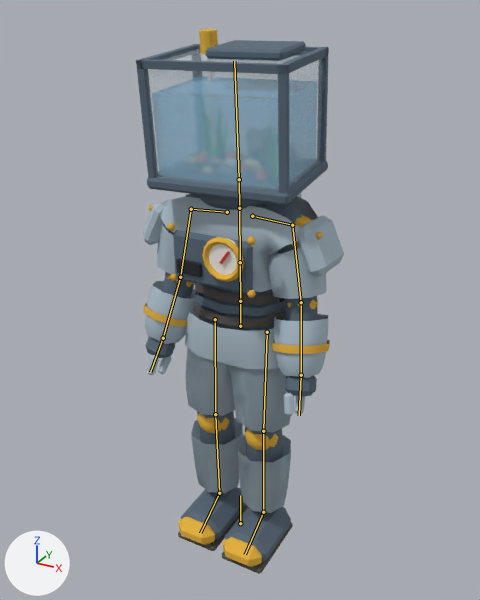
The Blender file assets_src/personagens/capitao_mare_01.blend, before and after one commit.
The view is the same before and after, from a 50 mm lens placed at (1.069, -1.95, 2.017), pointed at (-0.041, 0.068, 1.008). Every picture has the same lights, and +X, +Y and +Z are marked at lower left. The picture after the commit comes second. Both versions are drawn at frame 1 of the action 'acenar'; the numbers are the values there. The bones that bend it are drawn over the model as lines.

The first picture shows 'capitao_mare_01'.
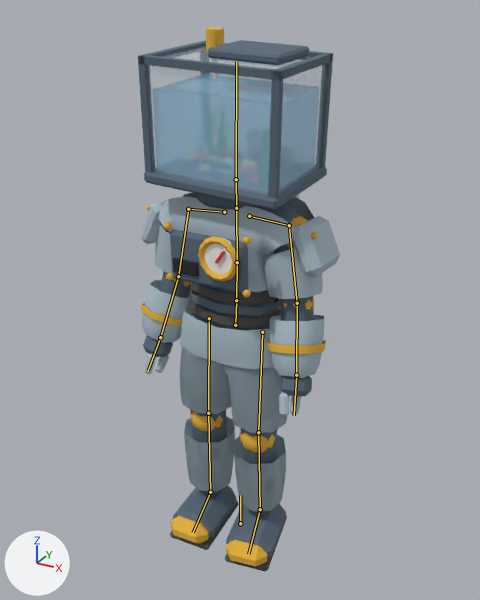
What differs and where, as boxes (x1, y1, x2, y2) in the pictures (480 x 600 px):
'capitao_mare_01', posed: before (136, 29, 344, 574); after (138, 27, 340, 572)
bone 'Hips', root to tip: before (240, 326) to (240, 301); after (235, 325) to (236, 300)
bone 'Spine', root to tip: before (240, 301) to (240, 262); after (236, 300) to (237, 262)
bone 'Chest', root to tip: before (240, 262) to (239, 208); after (237, 262) to (236, 208)
bone 'Head', root to tip: before (239, 179) to (234, 61); after (236, 179) to (236, 61)
bone 'LeftUpperLeg', root to tip: before (267, 332) to (263, 431); after (262, 332) to (258, 432)
bone 'LeftLowerLeg', root to tip: before (263, 431) to (263, 512); after (258, 432) to (260, 509)
bone 'RightUpperLeg', root to tip: before (215, 319) to (215, 414); after (209, 318) to (208, 413)
bone 'RightLowerLeg', root to tip: before (215, 414) to (219, 493); after (208, 413) to (210, 492)

Patch to the scene script:
```diff
--- a/assets_src/personagens/capitao_mare_01.blend.py
+++ b/assets_src/personagens/capitao_mare_01.blend.py
@@ bone_hips @@
 bone_hips = bpy.data.objects['esqueleto_padrao'].pose.bones['Hips']  # child of 'Root'
-bone_hips.location = (0.0, -0.012, 0.0)
-bone_hips.rotation_quaternion = (1.0, 0.0, 0.0, 0.0)  # degrees (0, 0, 0)
+bone_hips.location = (-0.022, -0.014, 0.0)
+bone_hips.rotation_quaternion = (0.999, -0.001, 0.035, -0.026)  # degrees (0, 4, -3)
@@ bone_spine @@
 bone_spine = bpy.data.objects['esqueleto_padrao'].pose.bones['Spine']  # child of 'Hips'
-bone_spine.rotation_quaternion = (1.0, 0.009, 0.0, 0.0)  # degrees (1, 0, 0)
+bone_spine.rotation_quaternion = (1.0, 0.008, -0.026, 0.013)  # degrees (1, -3, 2)
@@ bone_chest @@
 bone_chest = bpy.data.objects['esqueleto_padrao'].pose.bones['Chest']  # child of 'Spine'
-bone_chest.rotation_quaternion = (1.0, 0.0, 0.0, 0.0)  # degrees (0, 0, 0)
+bone_chest.rotation_quaternion = (1.0, 0.0, -0.017, 0.013)  # degrees (0, -2, 2)
@@ bone_head @@
 bone_head = bpy.data.objects['esqueleto_padrao'].pose.bones['Head']  # child of 'Neck'
-bone_head.rotation_quaternion = (0.999, 0.023, 0.031, -0.001)  # degrees (3, 4, 0)
+bone_head.rotation_quaternion = (0.999, 0.023, -0.004, -0.026)  # degrees (3, 0, -3)
@@ bone_leftupperleg @@
 bone_leftupperleg = bpy.data.objects['esqueleto_padrao'].pose.bones['LeftUpperLeg']  # child of 'Hips'
-bone_leftupperleg.rotation_quaternion = (1.0, -0.017, 0.0, 0.0)  # degrees (-2, 0, 0)
+bone_leftupperleg.rotation_quaternion = (0.997, -0.042, -0.053, -0.028)  # degrees (-5, -6, -3)
@@ bone_leftlowerleg @@
 bone_leftlowerleg = bpy.data.objects['esqueleto_padrao'].pose.bones['LeftLowerLeg']  # child of 'LeftUpperLeg'
-bone_leftlowerleg.rotation_quaternion = (0.999, 0.035, 0.0, 0.0)  # degrees (4, 0, 0)
+bone_leftlowerleg.rotation_quaternion = (0.996, 0.087, 0.0, 0.0)  # degrees (10, 0, 0)
@@ bone_rightupperleg @@
 bone_rightupperleg = bpy.data.objects['esqueleto_padrao'].pose.bones['RightUpperLeg']  # child of 'Hips'
-bone_rightupperleg.rotation_quaternion = (1.0, -0.009, 0.0, 0.0)  # degrees (-1, 0, 0)
+bone_rightupperleg.rotation_quaternion = (1.0, -0.009, 0.0, -0.017)  # degrees (-1, 0, -2)
@@ bone_rightlowerleg @@
 bone_rightlowerleg = bpy.data.objects['esqueleto_padrao'].pose.bones['RightLowerLeg']  # child of 'RightUpperLeg'
-bone_rightlowerleg.rotation_quaternion = (0.999, 0.035, 0.0, 0.0)  # degrees (4, 0, 0)
+bone_rightlowerleg.rotation_quaternion = (1.0, 0.026, 0.0, 0.0)  # degrees (3, 0, 0)
```
